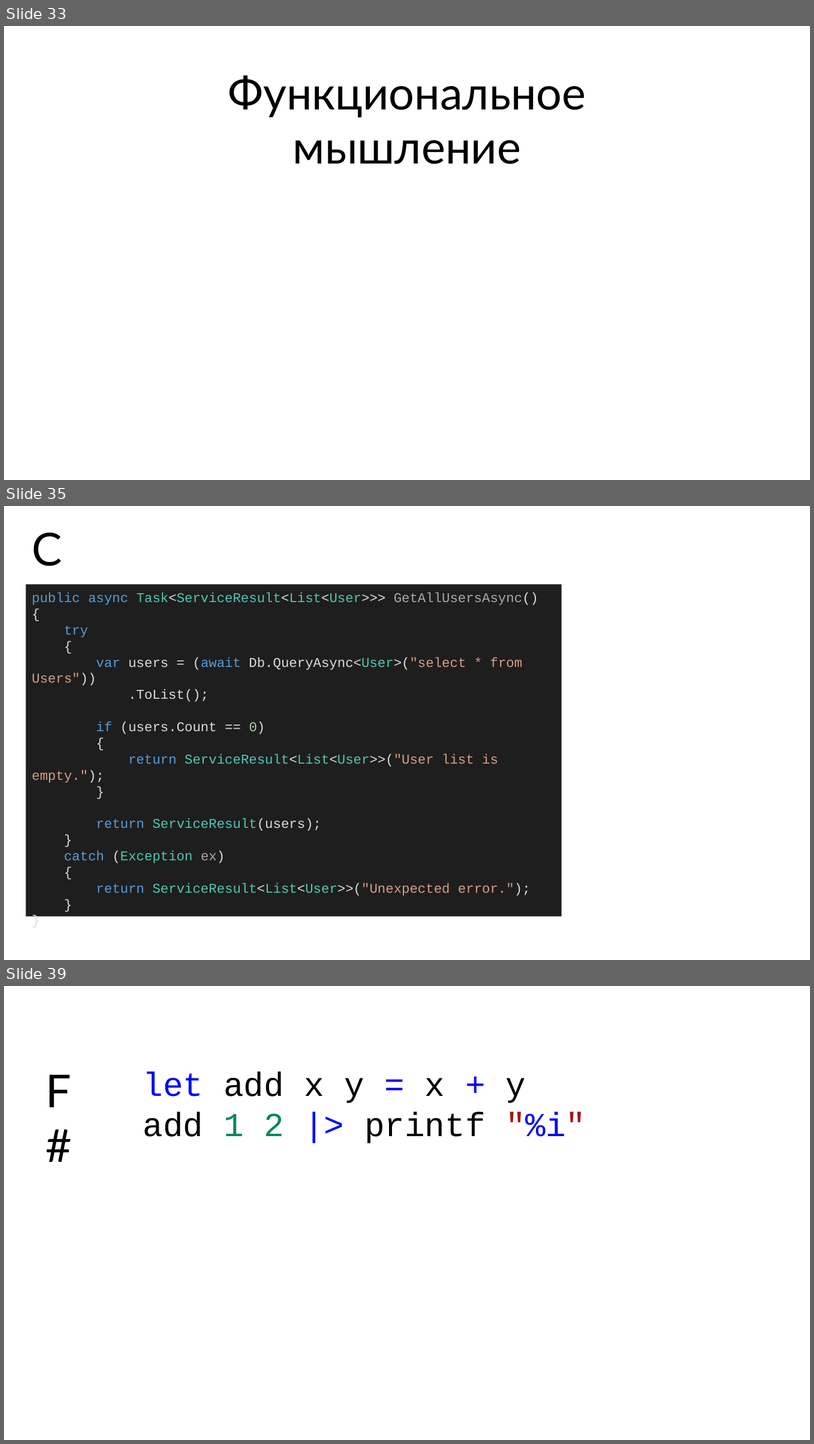
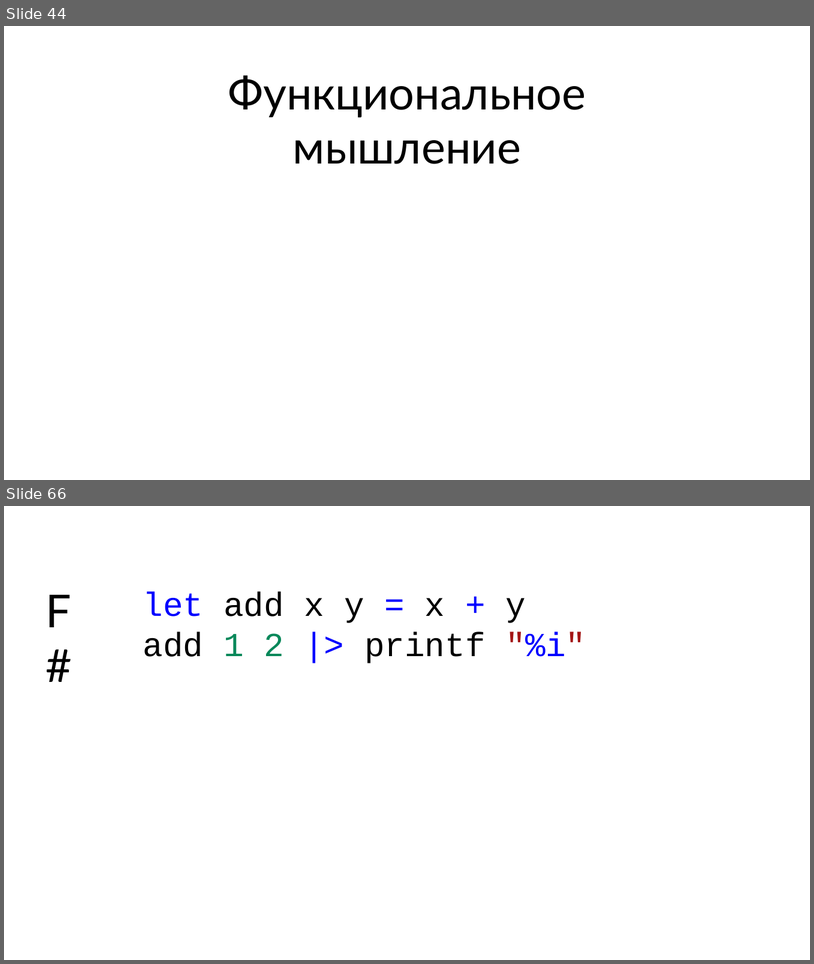
Before and after one commit to Dolfik1/Presentations, a slide deck: 22-09-2018-it-meetup4/Introduction to FSharp.pptx. Shown one above the other, each under a label of ours: slides 33, 35 and 39 before the commit, slides 44 and 66 after it; the slides between them are not shown. The pictures are 814x1444 and 814x964 pixels, drawn with LibreOffice and Linux fonts; fonts in the diff are those of the drawing. Boxes give left, top, right and bottom in pixels: in the first picture for what was removed or moved away, otherwise in the second. Text is boxed around its words. In the diff, an @@ line names an element or a change of style, - is before the commit and + after.

```diff
--- a/22-09-2018-it-meetup4/Introduction to FSharp.pptx
+++ b/22-09-2018-it-meetup4/Introduction to FSharp.pptx
@@ slide 35 removed at bbox=[4, 506, 810, 960], background #FFFFFF @@
@@ text removed at bbox=[32, 532, 62, 566] @@
-C#
@@ rectangle removed at bbox=[26, 584, 562, 916] @@
-public async Task<ServiceResult<List<User>>> GetAllUsersAsync()
-{
-try
-{
-var users = (await Db.QueryAsync<User>("select * from Users"))
-.ToList();
-if (users.Count == 0)
-{
-return ServiceResult<List<User>>("User list is empty.");
-}
-return ServiceResult(users);
-}
-catch (Exception ex)
-{
-return ServiceResult<List<User>>("Unexpected error.");
-}
-}
@@ what was slide 33 is now slide 44 @@
@@ what was slide 39 is now slide 66 @@
```
Also in this commit, not shown: 16 slides changed, 33 slides added, 5 other slides removed.
